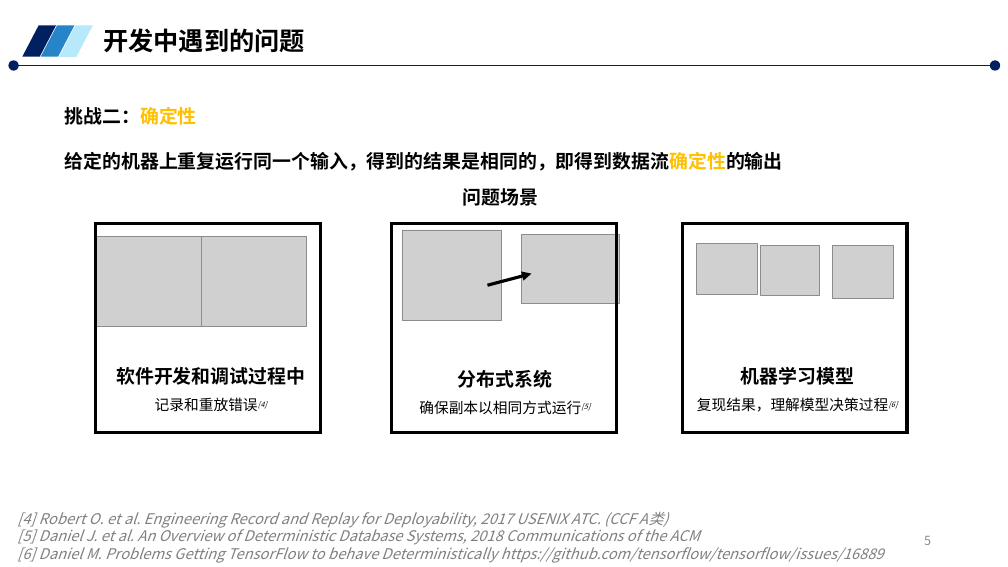
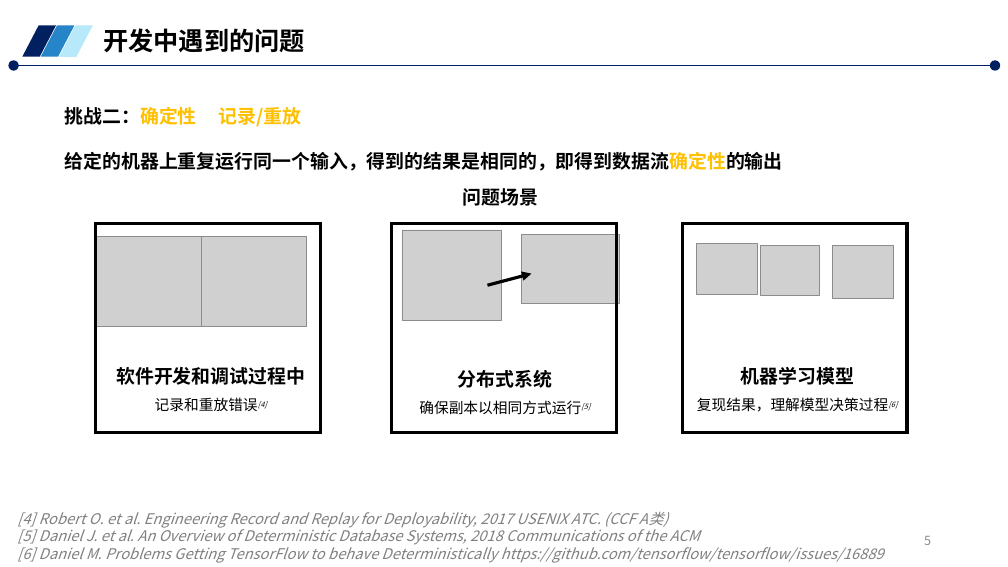
Before and after one commit to Cu1Ao/HelpMe, a slide deck: slide 5 of 开题_崔傲.pptx. Drawn at 1008x567 pixels with LibreOffice and Linux fonts; fonts in the diff are those of the drawing; grey boxes stand for pictures; background and template pictures are left out. Boxes give left, top, right and bottom in pixels: in the first picture for what was removed or moved away, otherwise in the second. Text is boxed around its words. In the diff, an @@ line names an element or a change of style, - is before the commit and + after.

```diff
--- a/开题_崔傲.pptx
+++ b/开题_崔傲.pptx
@@ text at [65,107,301,127]: text changed; text colour #000000 to #FFC000 @@
-挑战二：确定性
+挑战二：确定性 记录/重放
```
Also in this commit, not shown: 8 other files.
